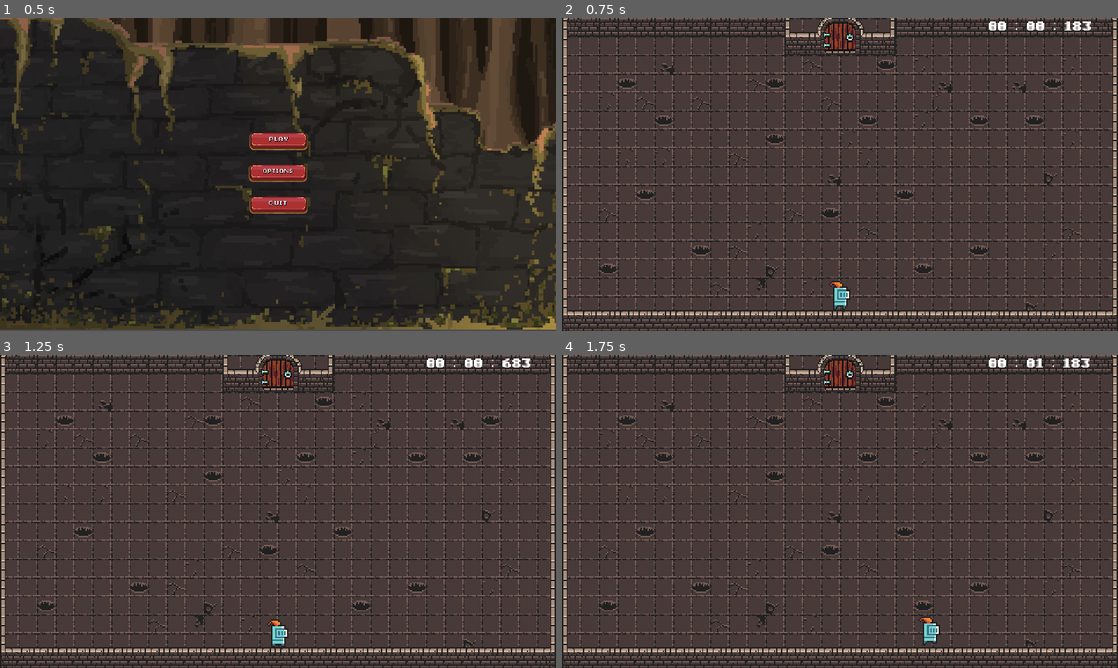
Above: before the commit, frames 1-4 (two rows, left to right).
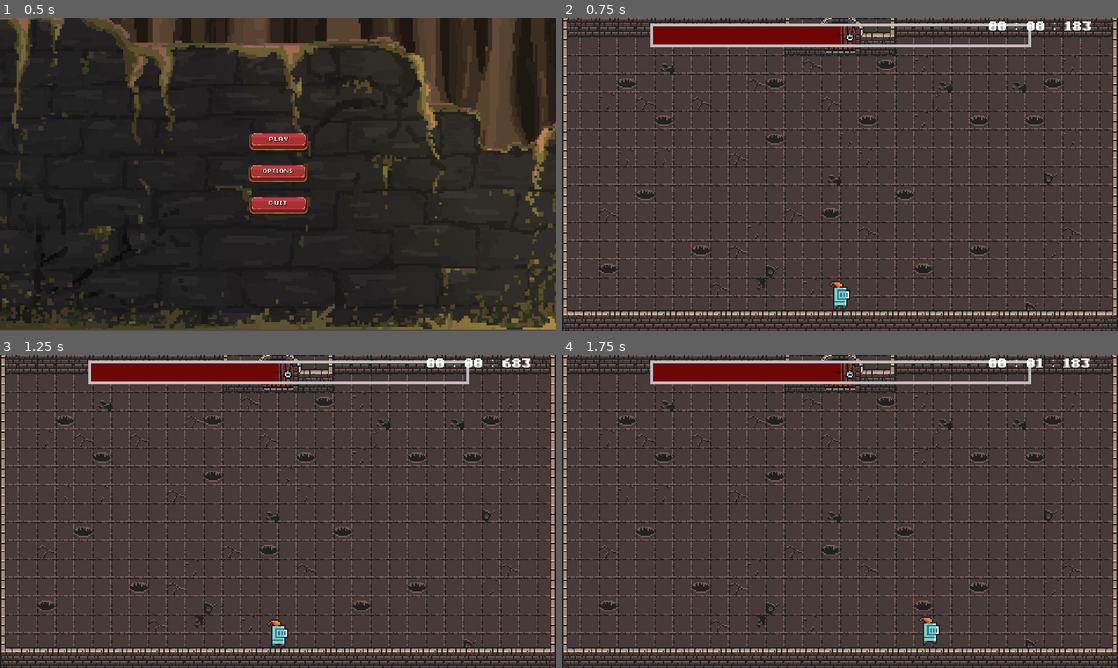
Above: after the commit, the same moments.

Repository: Thomas-Raveneau/SocialDungeons
Game: Godot game, scene res://Scenes/Menus/Main/Main.tscn
The game is run twice, just before and just after one commit, with the same random seed, the same clock (stepped at 60 frames per second) and the same inputs.
Inputs (mouse positions are in pixels of both pictures, inside the frame that each line leads up to):
- Up to frame 1 (0.5 s): no input
- Up to frame 2 (0.75 s): click (840, 143) at 0.5 s
- Up to frame 3 (1.25 s): no input
- Up to frame 4 (1.75 s): hold D (move_right) from 1.28 s (still down); tap Shift (action_dash) at 1.35 s

Frame 1 is identical in both runs. In frame 2, 3.2% of the frame differs, in the area x 15-85%, y 1-10%; in frame 3, 3.2%; in frame 4, 3.2%.

Commit message:
[ADD] - Signal handling for changing health value

Diff:
--- a/Scenes/Maps/Main.tscn
+++ b/Scenes/Maps/Main.tscn
@@ -1,7 +1,8 @@
-[gd_scene load_steps=7 format=2]
+[gd_scene load_steps=8 format=2]
 
 [ext_resource path="res://Scenes/Player/Player.tscn" type="PackedScene" id=1]
 [ext_resource path="res://Scenes/Maps/Main.gd" type="Script" id=2]
+[ext_resource path="res://Scenes/Systems/HealthBar.tscn" type="PackedScene" id=3]
 [ext_resource path="res://Scenes/Systems/Timer.tscn" type="PackedScene" id=5]
 [ext_resource path="res://Scenes/Maps/Castle/Castle.tscn" type="PackedScene" id=6]
 [ext_resource path="res://Scenes/Menus/Main/Assets/Font/pixelmix_bold.ttf" type="DynamicFontData" id=7]
@@ -32,6 +33,12 @@
 ] instance=ExtResource( 1 )]
 position = Vector2( 962.291, 541.261 )
 
+[node name="UI" parent="." instance=ExtResource( 3 )]
+margin_left = 152.608
+margin_top = -253.144
+margin_right = 152.608
+margin_bottom = -253.144
+
 [node name="TimerLabel" parent="." instance=ExtResource( 5 )]
 margin_left = 1472.82
 margin_top = 3.54034
--- a/Scenes/Player/Player.gd
+++ b/Scenes/Player/Player.gd
@@ -1,12 +1,15 @@
 extends KinematicBody2D
 
 ################################################################################
+
+# SIGNALS
+signal hp_changed(newHpValue)
 
 # STATS
 export var SPEED: int = 6
 export var DASH_SPEED: int = 10
 export var MAX_HEALTH: int = 100
-export var HEALTH: int = 100
+export var HEALTH: int = 100 setget set_hp
 export var DEFENSE: int = 5
 export var ATTACK = 10
 export var KNOCKBACK_FORCE = 5
@@ -148,6 +151,10 @@
 
 	return 0
 
+func set_hp(newHpValue: int) -> void:
+	HEALTH = newHpValue
+	emit_signal("hp_changed", newHpValue)
+
 ### SIGNALS ###
 func _on_DashDuration_timeout() -> void:
 	is_dashing = false
--- a/Scenes/Player/Player.tscn
+++ b/Scenes/Player/Player.tscn
@@ -14,9 +14,9 @@
 
 [sub_resource type="SpriteFrames" id=1]
 animations = [ {
-"frames": [ ExtResource( 9 ), ExtResource( 8 ), ExtResource( 5 ), ExtResource( 7 ) ],
+"frames": [ ExtResource( 1 ) ],
 "loop": true,
-"name": "idle",
+"name": "hit",
 "speed": 5.0
 }, {
 "frames": [ ExtResource( 2 ), ExtResource( 3 ), ExtResource( 6 ), ExtResource( 4 ) ],
@@ -24,9 +24,9 @@
 "name": "run",
 "speed": 10.0
 }, {
-"frames": [ ExtResource( 1 ) ],
+"frames": [ ExtResource( 9 ), ExtResource( 8 ), ExtResource( 5 ), ExtResource( 7 ) ],
 "loop": true,
-"name": "hit",
+"name": "idle",
 "speed": 5.0
 } ]
 
--- /dev/null
+++ b/Scenes/Systems/HealthBar.gd
@@ -0,0 +1,23 @@
+extends Control
+
+
+var currentHealth: int = 0
+var maxHpPool: int = 100
+
+# Called when the node enters the scene tree for the first time.
+onready var player: KinematicBody2D = get_parent().get_node("Player")
+onready var healthBar: ProgressBar = get_child(0)
+onready var healthBarTween: Tween = get_child(0).get_node("Tween")
+
+func _ready() -> void:
+	maxHpPool = player.HEALTH
+	updateHealthBar(2)
+	pass # Replace with function body.
+
+func updateHealthBar(newHealthValue: int) -> void:
+	var __ = healthBarTween.interpolate_property(healthBar, "newHealthValue", healthBar.value, 0.5, Tween.TRANS_QUINT, Tween.EASE_OUT)
+	__ = healthBarTween.start()
+
+# Called every frame. 'delta' is the elapsed time since the previous frame.
+#func _process(delta: float) -> void:
+#	pass
--- /dev/null
+++ b/Scenes/Systems/HealthBar.tscn
@@ -0,0 +1,30 @@
+[gd_scene load_steps=3 format=2]
+
+[ext_resource path="res://Scenes/Systems/HealthBar.gd" type="Script" id=1]
+[ext_resource path="res://healthBarTheme.tres" type="Theme" id=2]
+
+[node name="HealthBar" type="Control"]
+anchor_right = 1.0
+anchor_bottom = 1.0
+margin_left = -2.5199
+margin_top = -2.82843
+margin_right = -2.5199
+margin_bottom = -2.82837
+script = ExtResource( 1 )
+__meta__ = {
+"_edit_use_anchors_": false
+}
+
+[node name="HealthBar" type="ProgressBar" parent="."]
+margin_left = 151.191
+margin_top = 272.143
+margin_right = 1468.19
+margin_bottom = 354.143
+theme = ExtResource( 2 )
+custom_colors/font_color = Color( 0, 0, 0, 1 )
+value = 50.0
+__meta__ = {
+"_edit_use_anchors_": false
+}
+
+[node name="Tween" type="Tween" parent="HealthBar"]
--- a/Scenes/Systems/Timer.gd
+++ b/Scenes/Systems/Timer.gd
@@ -9,8 +9,8 @@
 func _process(delta):
 	if (timer_state == true):
 		time += delta
-		var minutes: int = fmod(time, 60 * 60) / 60
-		var seconds: int = fmod(time, 60)
-		var milliseconds: int = fmod(time, 1)* 1000
+		var minutes: float = fmod(time, 60 * 60) / 60
+		var seconds: float = fmod(time, 60)
+		var milliseconds: float = fmod(time, 1)* 1000
 
 		text = "%02d : %02d : %03d" % [minutes, seconds, milliseconds]
--- /dev/null
+++ b/healthBarTheme.tres
@@ -0,0 +1,24 @@
+[gd_resource type="Theme" load_steps=3 format=2]
+
+[sub_resource type="StyleBoxFlat" id=1]
+bg_color = Color( 0.6, 0.6, 0.6, 0 )
+border_width_left = 10
+border_width_top = 10
+border_width_right = 10
+border_width_bottom = 10
+border_color = Color( 0.74902, 0.74902, 0.74902, 1 )
+
+[sub_resource type="StyleBoxFlat" id=2]
+bg_color = Color( 0.435294, 0.027451, 0.027451, 1 )
+border_width_left = 10
+border_width_top = 10
+border_width_right = 10
+border_width_bottom = 10
+border_color = Color( 0.8, 0.8, 0.8, 0 )
+
+[resource]
+ProgressBar/colors/font_color = Color( 0.933333, 0.235294, 0.235294, 1 )
+ProgressBar/colors/font_color_shadow = Color( 0.741176, 0.141176, 0.141176, 1 )
+ProgressBar/fonts/font = null
+ProgressBar/styles/bg = SubResource( 1 )
+ProgressBar/styles/fg = SubResource( 2 )
Not shown: 7 places in Scenes/Maps/Castle/Rooms/Room_01.tscn that only renumber resources
